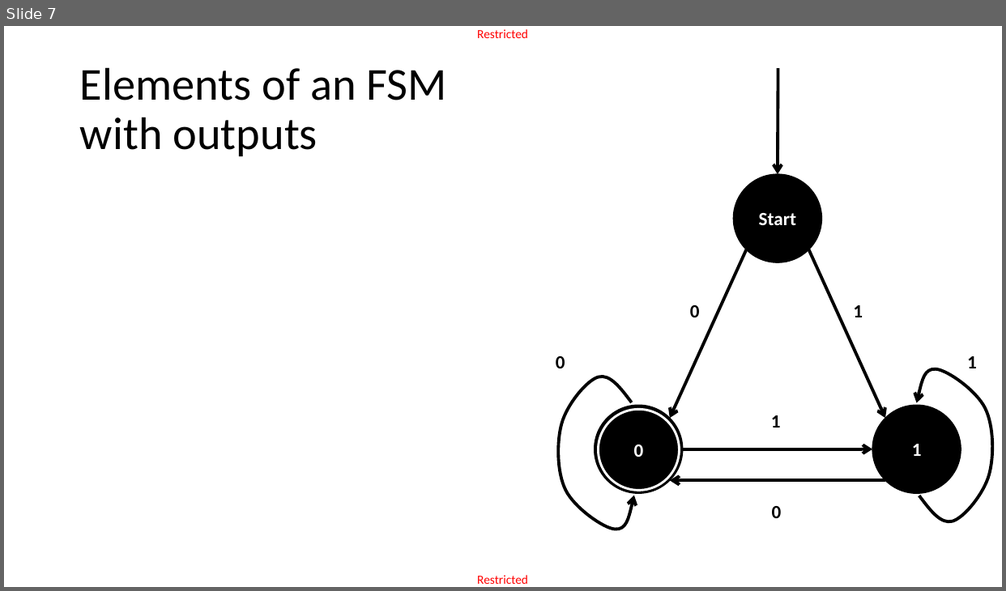
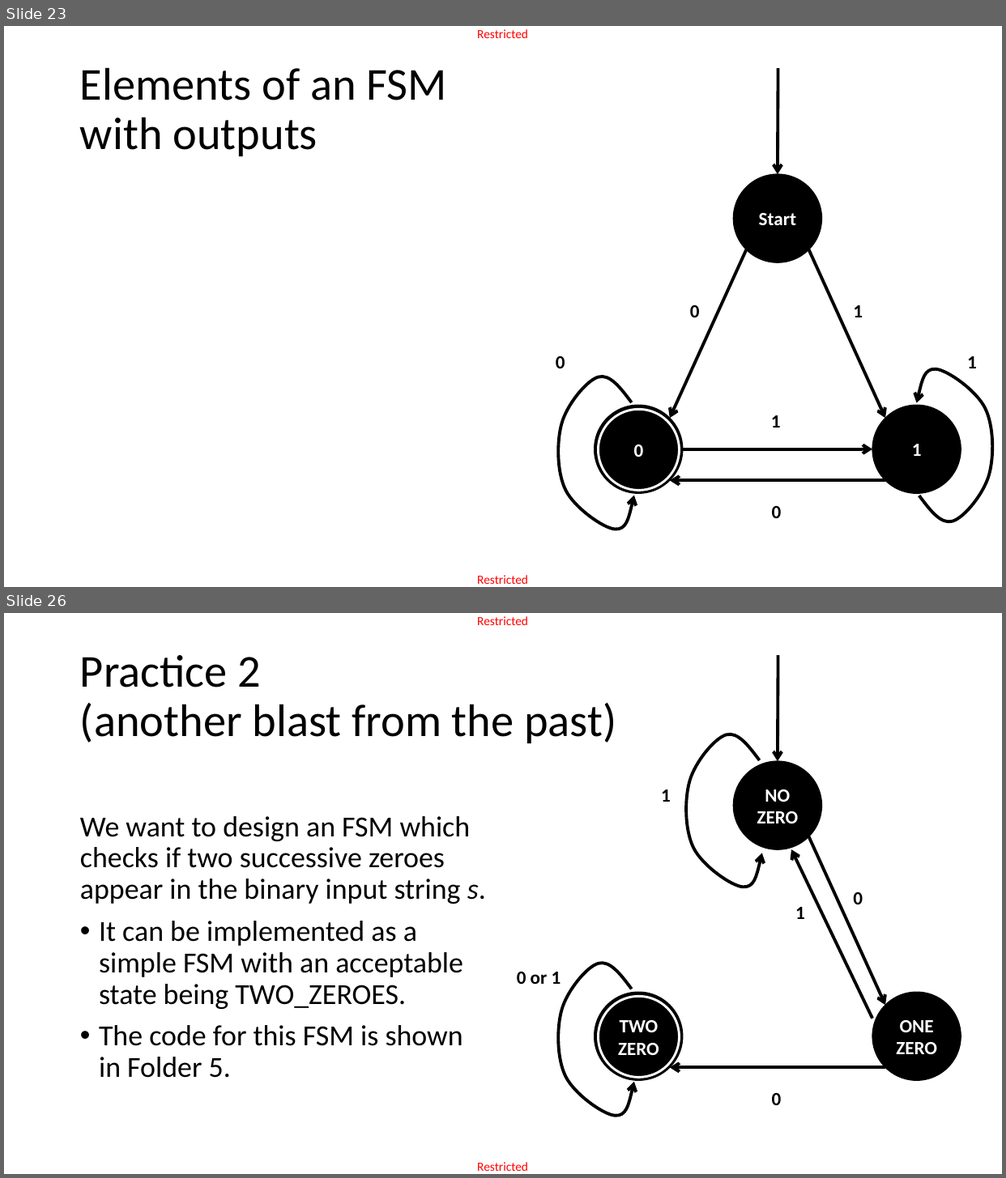
Before and after one commit to matthieudemari/SUTD_PLC_50_051, a slide deck: W9/W9S1/W9S1.pptx. Shown one above the other, each under a label of ours: slide 7 before the commit, slides 23 and 26 after it; the slides between them are not shown. The pictures are 1006x591 and 1006x1178 pixels, drawn with LibreOffice and Linux fonts; fonts in the diff are those of the drawing; grey boxes stand for pictures. Boxes give left, top, right and bottom in pixels: in the first picture for what was removed or moved away, otherwise in the second. Text is boxed around its words. In the diff, an @@ line names an element or a change of style, - is before the commit and + after.

```diff
--- a/W9/W9S1/W9S1.pptx
+++ b/W9/W9S1/W9S1.pptx
@@ slide 26 added at (x1=4, y1=613, x2=1002, y2=1174), background #FFFFFF; not listed: 2 template elements that a slide beside it also shows @@
@@ title added at (x1=80, y1=655, x2=616, y2=743), 44 pt, text #000000 @@
+Practice 2
+(another blast from the past)
@@ arrow added from (778, 655) to (778, 761), #000000 3 pt @@
@@ freeform shape added at (x1=686, y1=735, x2=761, y2=887), outline #000000 3 pt @@
@@ ellipse added at (x1=733, y1=761, x2=821, y2=850), fill #000000, outline #000000 1 pt, 18 pt, text #FFFFFF, bold @@
+NO
+ZERO
@@ text added at (x1=661, y1=790, x2=671, y2=802), 18 pt, text #000000, bold @@
+1
@@ text added at (x1=80, y1=816, x2=486, y2=1078), 28 pt, text #000000 @@
+We want to design an FSM which checks if two successive zeroes appear in the binary input string s.
+• It can be implemented as a simple FSM with an acceptable state being TWO_ZEROES.
+• The code for this FSM is shown in Folder 5.
@@ arrow added from (872, 1019) to (791, 850), #000000 3 pt @@
@@ arrow added from (809, 837) to (886, 1005), #000000 3 pt @@
@@ text added at (x1=853, y1=892, x2=863, y2=905), 18 pt, text #000000, bold @@
+0
@@ text added at (x1=795, y1=907, x2=805, y2=919), 18 pt, text #000000, bold @@
+1
@@ text added at (x1=517, y1=972, x2=561, y2=984), 18 pt, text #000000, bold @@
+0 or 1
@@ freeform shape added at (x1=559, y1=964, x2=634, y2=1116), outline #000000 3 pt @@
@@ ellipse added at (x1=594, y1=993, x2=683, y2=1081), fill #000000, outline #000000 1 pt @@
@@ ellipse added at (x1=599, y1=996, x2=680, y2=1077), fill #000000, outline #FFFFFF 2.25 pt, 18 pt, text #FFFFFF, bold @@
+TWO ZERO
@@ ellipse added at (x1=872, y1=993, x2=961, y2=1081), fill #000000, outline #000000 1 pt, 18 pt, text #FFFFFF, bold @@
+ONE
+ZERO
@@ arrow added from (886, 1068) to (670, 1068), #000000 3 pt @@
@@ text added at (x1=772, y1=1093, x2=782, y2=1105), 18 pt, text #000000, bold @@
+0
@@ what was slide 7 is now slide 23 @@
```
Also in this commit, not shown: 2 slides changed, 27 other slides added, 9 other files.
